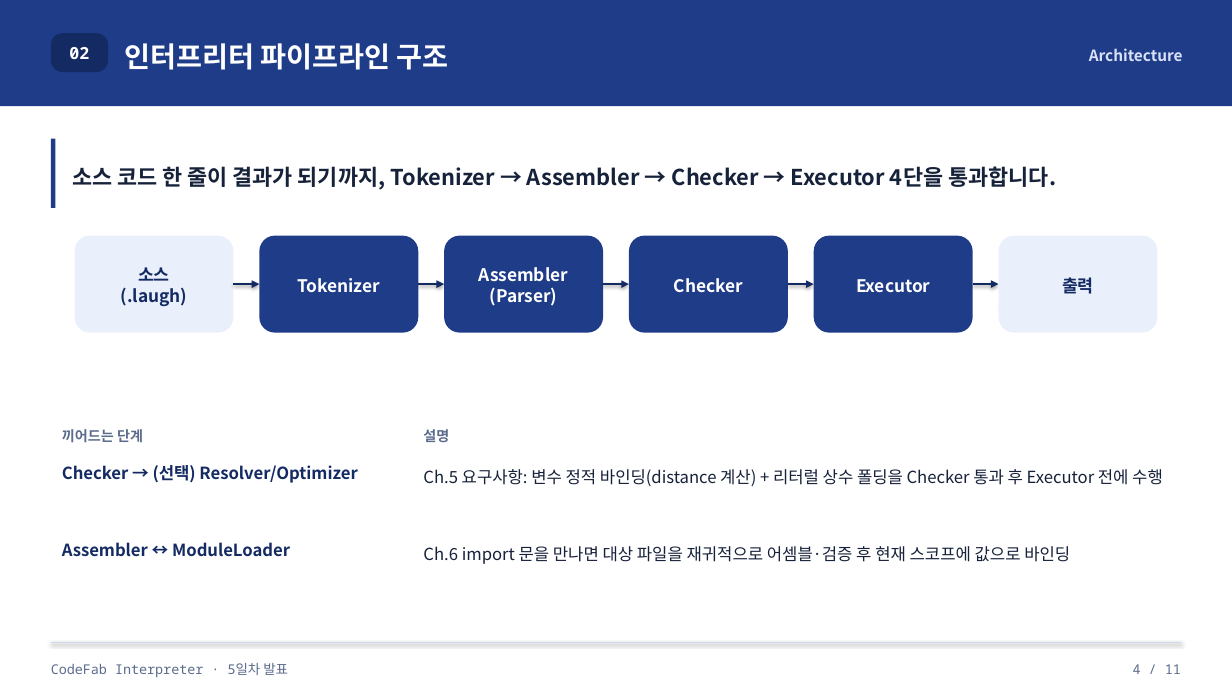
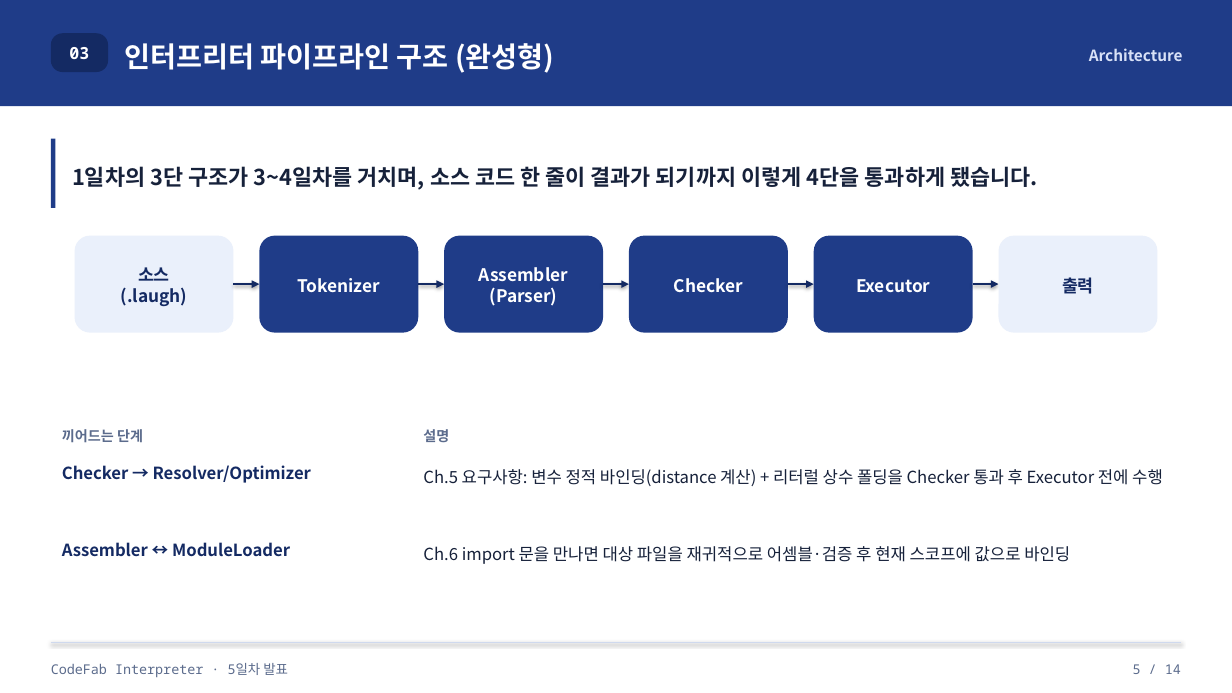
Before and after one commit to kimbyungnam/CodeFab-4, a slide deck: slide 5 of docs/CodeFab_발표자료_초안.pptx (slide 4 before the commit). Drawn at 1232x693 pixels with LibreOffice and Linux fonts; fonts in the diff are those of the drawing. Boxes give left, top, right and bottom in pixels: in the first picture for what was removed or moved away, otherwise in the second. Text is boxed around its words. In the diff, an @@ line names an element or a change of style, - is before the commit and + after.

```diff
--- a/docs/CodeFab_발표자료_초안.pptx
+++ b/docs/CodeFab_발표자료_초안.pptx
@@ text in rounded rectangle at (x1=69, y1=47, x2=89, y2=59): text changed @@
-02
+03
@@ text at (x1=125, y1=43, x2=554, y2=73): text changed @@
-인터프리터 파이프라인 구조
+인터프리터 파이프라인 구조 (완성형)
@@ text at (x1=72, y1=166, x2=1038, y2=190): text changed @@
-소스 코드 한 줄이 결과가 되기까지, Tokenizer → Assembler → Checker → Executor 4단을 통과합니다.
+1일차의 3단 구조가 3~4일차를 거치며, 소스 코드 한 줄이 결과가 되기까지 이렇게 4단을 통과하게 됐습니다.
@@ table at (x1=51, y1=374, x2=1181, y2=605) @@
-row 2, column 1: Checker → (선택) Resolver/Optimizer
+row 2, column 1: Checker → Resolver/Optimizer
@@ text at (x1=1133, y1=664, x2=1181, y2=674): text changed @@
-4 / 11
+5 / 14
```
Also in this commit, not shown: 12 other slides changed, 1 slide added.
